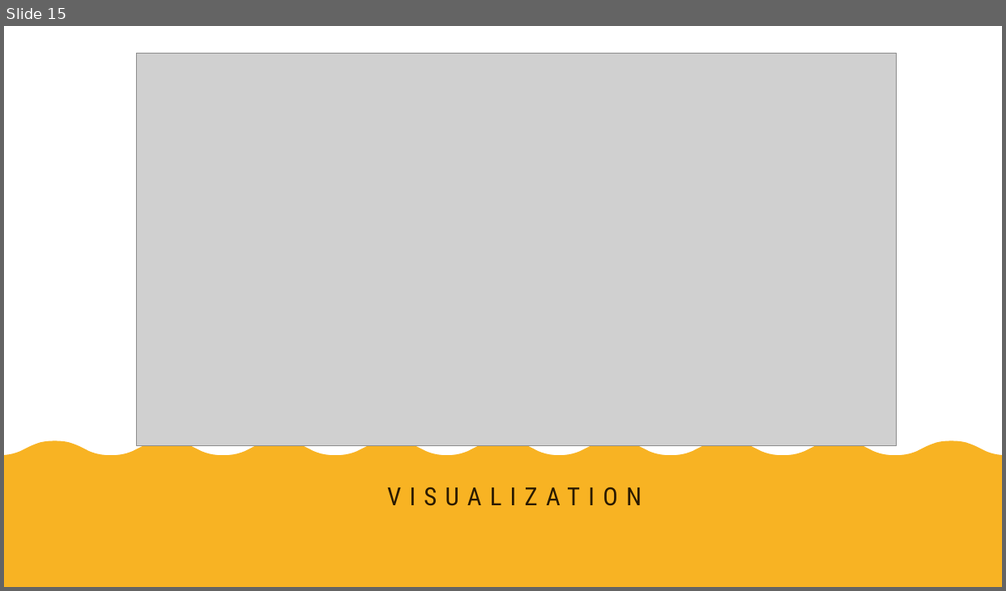
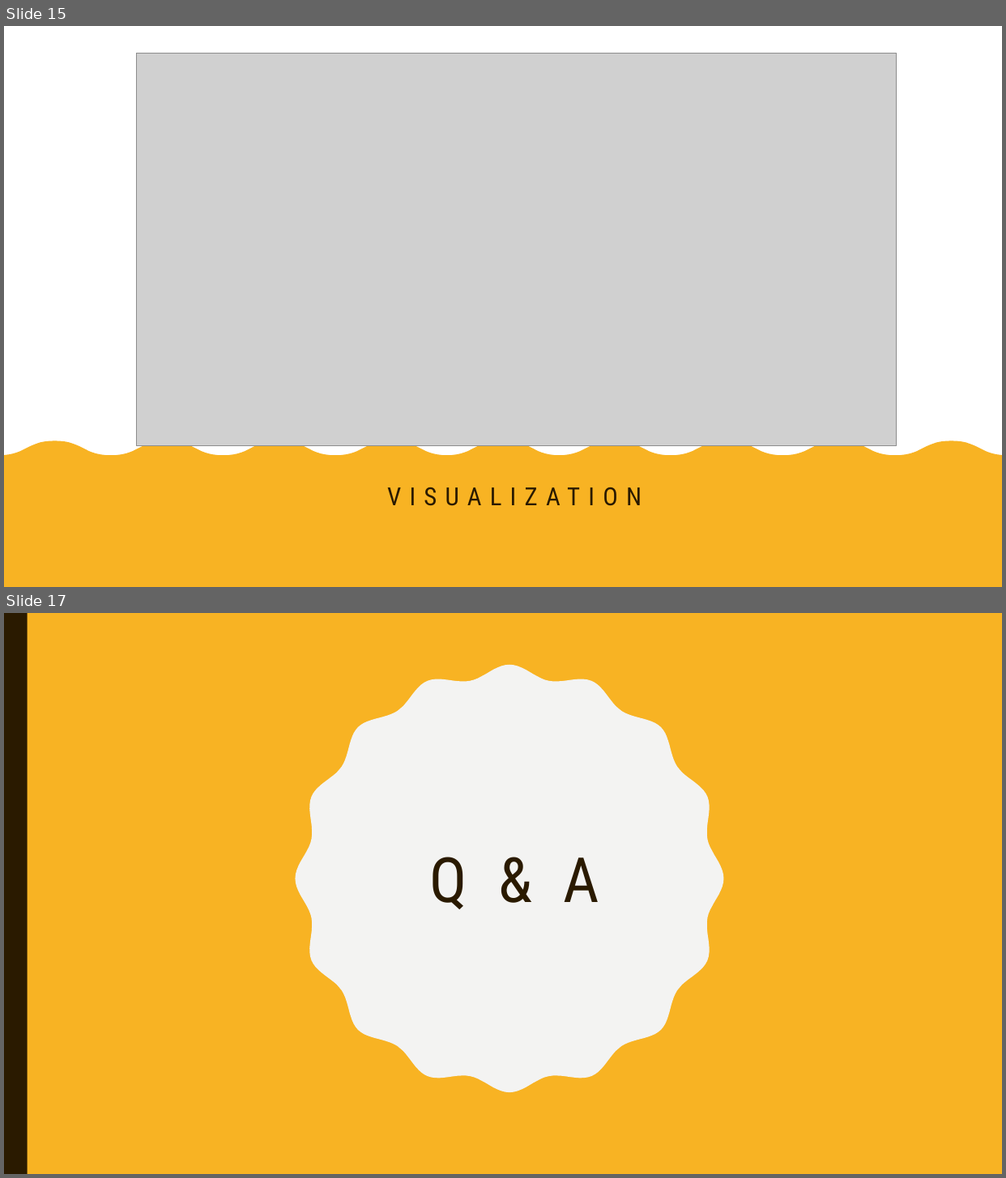
Before and after one commit to TZstatsADS/Spring2018-Project5-grp8, a slide deck: doc/presentation.pptx. Shown one above the other, each under a label of ours: slide 15 before the commit, slides 15 and 17 after it; the slides between them are not shown. The pictures are 1006x591 and 1006x1178 pixels, drawn with LibreOffice and Linux fonts; fonts in the diff are those of the drawing; grey boxes stand for pictures. Boxes give left, top, right and bottom in pixels: in the first picture for what was removed or moved away, otherwise in the second. Text is boxed around its words. In the diff, an @@ line names an element or a change of style, - is before the commit and + after.

```diff
--- a/doc/presentation.pptx
+++ b/doc/presentation.pptx
@@ slide 17 added at box(4, 613, 1002, 1174), background #F8B323 @@
@@ rectangle added at box(4, 613, 27, 1174), fill #2A1A00 @@
@@ freeform shape added at box(296, 665, 724, 1093), fill #F3F3F2 @@
@@ title added at box(430, 857, 599, 909), 60 pt, text #2A1A00 @@
+Q & A
```
Also in this commit, not shown: 4 slides changed, 2 other slides added.
